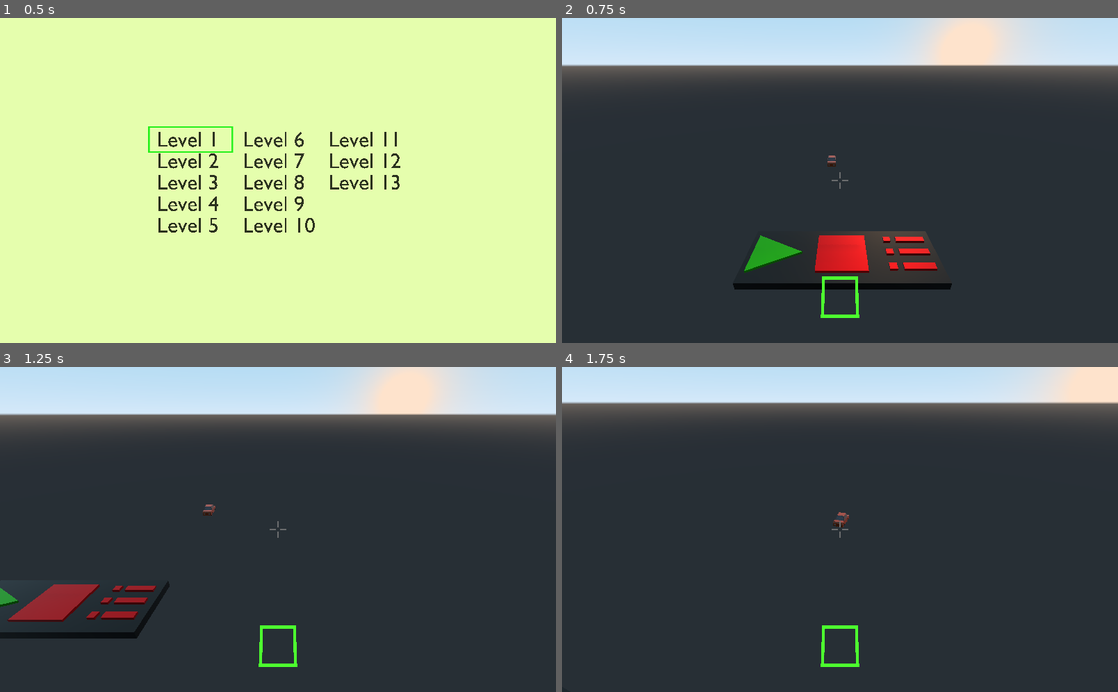
Above: before the commit, frames 1-4 (two rows, left to right).
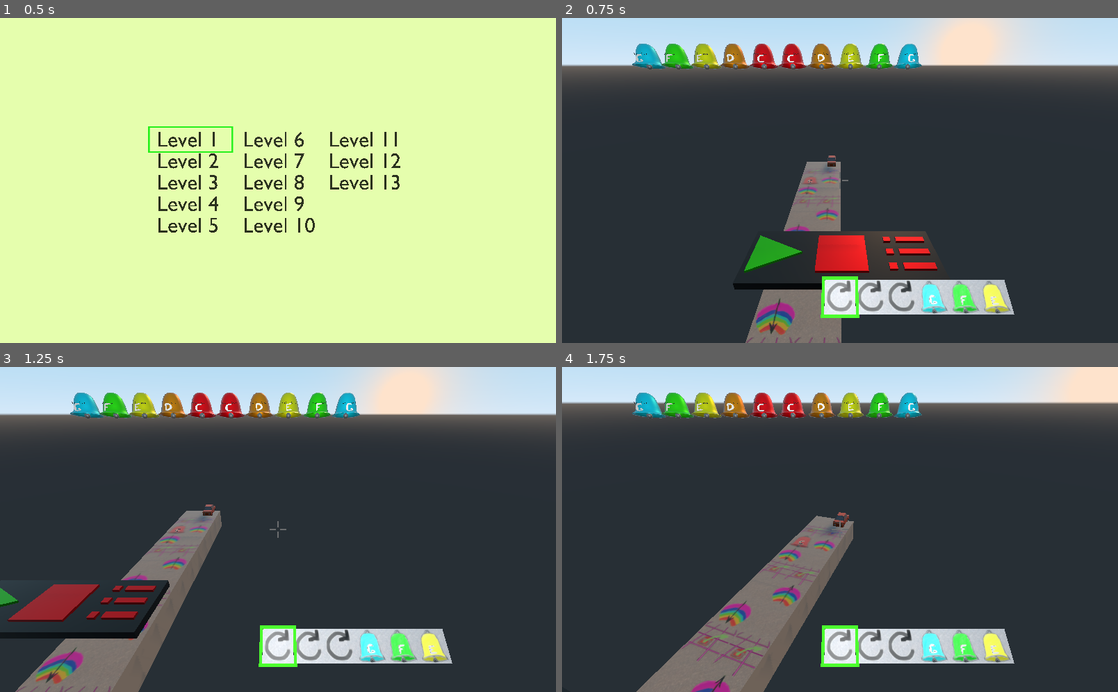
Above: after the commit, the same moments.

Repository: mika314/Dream-of-Bells
Game: Godot game, scene res://level selection.tscn
Same seed, same stepped clock (60 frames per second), same inputs: the game is played once before the commit and once after it.
Inputs (mouse positions are in pixels of both pictures, inside the frame that each line leads up to):
- Up to frame 1 (0.5 s): no input
- Up to frame 2 (0.75 s): tap Enter at 0.5 s; move the mouse to (962, 164) at 0.52 s; hold Right (ui_right) from 0.53 s (still down); click (962, 164) at 0.67 s
- Up to frame 3 (1.25 s): keep holding Right (ui_right)
- Up to frame 4 (1.75 s): move the mouse to (812, 529) at 1.27 s; release Right (ui_right) at 1.28 s; hold Up (ui_up) from 1.28 s (still down)

Frame 1 is identical in both runs. In frame 2, 10% of the frame differs, in the area x 12-82%, y 7-100%; in frame 3, 12%; in frame 4, 15%.
Error before the commit: Invalid get index '11' (on base: 'Array'). (res://gameplay.gd:112)

Commit message:
Added more levels

Diff:
--- a/gameplay.gd
+++ b/gameplay.gd
@@ -1,6 +1,7 @@
 extends Spatial
 
 var levels = [
+# 1
 """
   {
     "map": [
@@ -12,6 +13,7 @@
     "bells": "CDC"
   }
 """,
+# 2
 """
   {
     "map": [
@@ -22,6 +24,129 @@
     "bells": "C"
   }
 """,
+# 3
+"""
+    {
+      "map": [
+        "   ",
+        "  C",
+        "S  ",
+      ],
+      "cmds": "[D]",
+      "bells": "CD"
+    }
+""",
+# 4
+"""
+    {
+      "map": [
+        "     ",
+        "  C E",
+        "S    ",
+      ],
+      "cmds": "[D]]",
+      "bells": "CED"
+    }
+""",
+# 5
+"""
+    {
+      "map": [
+        "S    ]",
+        "   C ]",
+      ],
+      "cmds": "<>",
+      "bells": "CC"
+    }
+""",
+# 6
+"""
+    {
+      "map": [
+        "S    ]",
+        "  DE ]",
+      ],
+      "cmds": "<>-",
+      "bells": "CED"
+    }
+""",
+# 7
+"""
+    {
+      "map": [
+        "]S ]",
+        "D CD",
+        "]  ]",
+      ],
+      "cmds": "}<",
+      "bells": "DDC"
+    }
+""",
+# 8
+"""
+    {
+      "map": [
+        "  ] ]",
+        "S<   ",
+        "  C  ",
+        "  ]>]",
+      ],
+      "cmds": "+{C",
+      "bells": "DEFGAB"
+    }
+""",
+# 9
+"""
+    {
+      "map": [
+        "]>]  ",
+        "S C  ",
+        "] +<]",
+        " ] F ",
+        "] ]  ",
+      ],
+      "cmds": "[]>]",
+      "bells": "CDEF"
+    }
+""",
+# 10
+"""
+    {
+      "map": [
+        "  C      ",
+        "[       [",
+        "-] S<CDE[",
+        " ] C[    ",
+        "         ",
+        "[   [    ",
+      ],
+      "cmds": "[>]{E>",
+      "bells": "CDECCDECC"
+    }
+""",
+# 11
+"""
+    {
+      "map": [
+        "        ",
+        "SCDEFG{]",
+      ],
+      "cmds": "]]CDE",
+      "bells": "CDEFGGFEDC"
+    }
+""",
+# 12
+"""
+    {
+      "map": [
+        "S<+ >+ >+ >+ > ]",
+        " >C-> -> -> ->  ",
+      ],
+      "cmds": "]]]GFE",
+      "bells": "GFEDCCDEFG"
+    }
+""",
+# 13
 """
   {
     "map": [
@@ -33,16 +158,6 @@
     "cmds": "CEE",
     "bells": "CECEG"
   }
-""",
-"""
-{
-  "map": [
-    "]S<+ >+ >+ >+ > ]",
-    "] >C-> -> -> -> ]"
-  ],
-  "cmds": "GFE",
-  "bells": "GFEDCCDEFG"
-}
 """,
 ]
 
@@ -204,6 +319,7 @@
 func _on_PlayButton_play():
 	if gameMode == GameMode.Play:
 		return
+# warning-ignore:return_value_discarded
 	gameMode = GameMode.Play
 	copyLevel.clear()
 	for y in currentLevel:
--- a/global.gd
+++ b/global.gd
@@ -1,3 +1,4 @@
 extends Node
 
+# warning-ignore:unused_class_variable
 var selectedLevel: int = 0
--- a/level selection.gd
+++ b/level selection.gd
@@ -13,4 +13,5 @@
 
 func _on_Level_click(level):
 	global.selectedLevel = level.levelNum
+# warning-ignore:return_value_discarded
 	get_tree().change_scene("res://gameplay.tscn")
--- a/level selection.tscn
+++ b/level selection.tscn
@@ -12,7 +12,7 @@
 [sub_resource type="BoxShape" id=1]
 extents = Vector3( 1.89149, 0.08428, 0.522489 )
 
-[node name="level selection" index="0" instance=ExtResource( 1 )]
+[node name="level selection" instance=ExtResource( 1 )]
 script = ExtResource( 2 )
 
 [node name="Camera" parent="." index="1"]
